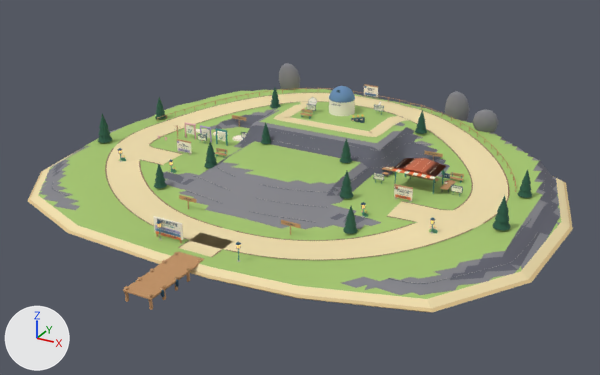
An edit to the glTF model static/models/low/projects.glb, drawn before and after from the same camera.
Both versions are drawn from a camera (50 mm lens) standing at (55.0, -99.9, 49.3) and looking at (2.4, -4.4, 1.5). The axes (+X, +Y, +Z) are drawn at lower left. The lights are the same throughout. The picture after the commit comes second. Where no turn or scale is listed for an object, it has been applied to the vertices. Vertices at exactly the same position are counted once.

Before the edit, the objects in view are built like this:
```python
ob_occluder_catering_canopy_terracotta = bpy.data.objects.new('occluder_catering_canopy_terracotta', me_mesh_84)
ob_occluder_catering_canopy_terracotta.location = (18.0, 1.8, 5.8)
ob_static_grass = bpy.data.objects.new('static_grass', me_mesh_6)
ob_static_grass.location = (0.0, 0.0, 3.7)
ob_static_highlandscliff = bpy.data.objects.new('static_highlandsCliff', me_mesh_8)
ob_static_highlandscliff.location = (0.0, 4.9, 3.7)
ob_static_highlandsrock = bpy.data.objects.new('static_highlandsRock', me_mesh_7)
ob_static_highlandsrock.location = (0.0, 1.7, 5.8)
ob_static_wood = bpy.data.objects.new('static_wood', me_mesh_2)
ob_static_wood.location = (0.0, -6.4, 3.3)
# also in view: 'static_sandEdge' at (0.0, 0.0, -0.2); 'static_highlandsTrailEdge' at (0.0, -1.1, 3.7); 'static_sand' at (0.0, 0.0, 3.4)
```
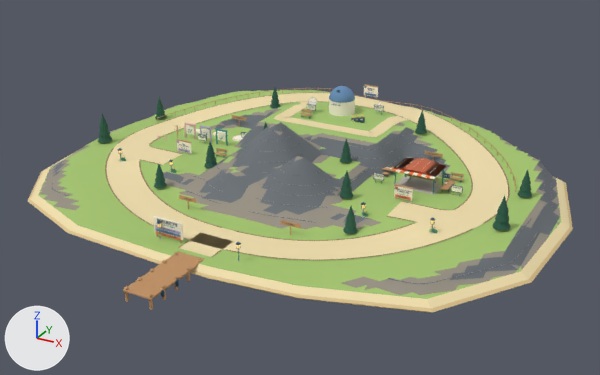
Where the newer file only moved an object's origin or applied its transform, the numbers keep the older frame.

Location of each change, [x1, y1, x2, y2] in pixels of the pictures (600 x 375 px; the box of a moved part takes in the faces that stretch with it):
'static_grass', reshaped: before [38, 89, 561, 299]; after [38, 90, 561, 299]
'static_highlandsRock', recoloured, reshaped (12% shorter): before [39, 63, 560, 295]; after [39, 90, 560, 295]
'static_highlandsCliff', reshaped, moved: before [52, 107, 560, 280]; after [52, 110, 560, 280]
part 1 of me_mesh_2, moved or reshaped: before [159, 88, 516, 185]; after [158, 88, 515, 180]
part 2 of me_mesh_6, moved or reshaped: before [228, 89, 512, 184]; after [227, 90, 500, 173]
part 3 of me_mesh_7, deleted: before [279, 63, 499, 134]
part 4 of me_mesh_7, moved or reshaped: before [194, 110, 401, 215]; after [194, 109, 451, 210]
part 5 of me_mesh_7, reshaped: before [457, 119, 523, 151]; after [431, 112, 512, 145]
part 6 of me_mesh_8, moved or reshaped: [331, 213, 367, 223] in both
part 7 of me_mesh_8, built on: before [215, 111, 449, 196]; after [200, 110, 450, 215]

The change, as a list of edits to the scene's bpy script:
```text
Change mat_highlandsrock:
    mat_highlandsrock.base_color: (0.235, 0.235, 0.258) -> (0.314, 0.283, 0.231)  # grey #85858b -> grey #989184
Change me_mesh_2:
    used by ob_static_wood; location = (0.0, -6.4, 3.3)
    remove me_mesh_2.from_pydata(...)  # 2375 vertices, 4355 faces; spans x -30.6..30.6, y -31.6..31.6, z -3.9..3.9
    add me_mesh_2.from_pydata(...)  # 2370 vertices, 4355 faces; spans x -30.6..30.6, y -31.6..31.6, z -3.9..3.9
    me_mesh_2 part 1: 75 vertices moved from x -29.3..30.0, y 13.8..31.6, z 0.4..3.9 to x -29.3..30.0, y 13.8..31.6, z 0.4..3.8; 247 vertices removed from x -30.6..30.5, y 12.1..31.5, z 0.2..3.9; 226 vertices added at x -30.6..30.5, y 12.1..31.6, z 0.3..3.9
    other edits to the shape of me_mesh_2 do not show in these pictures
Change me_mesh_6:
    used by ob_static_grass; location = (0.0, 0.0, 3.7)
    remove me_mesh_6.from_pydata(...)  # 3414 vertices, 5913 faces; spans x -37.4..37.4, y -28.8..28.8, z -2.8..2.8
    add me_mesh_6.from_pydata(...)  # 3637 vertices, 6300 faces; spans x -37.4..37.4, y -28.8..28.8, z -2.8..6.2
    me_mesh_6 part 2: 39 vertices moved from x -28.0..29.7, y 7.0..28.8, z -2.8..2.8 to x -28.5..29.5, y 7.0..28.8, z -2.8..2.8; 230 vertices removed from x -30.0..26.0, y -9.0..28.1, z -2.8..2.8; 464 vertices added at x -29.4..28.8, y -11.0..28.5, z -2.8..6.2
    other edits to the shape of me_mesh_6 do not show in these pictures
Change me_mesh_7:
    used by ob_static_highlandsrock; location = (0.0, 1.7, 5.8)
    remove me_mesh_7.from_pydata(...)  # 1049 vertices, 1186 faces; spans x -37.4..37.4, y -26.7..26.7, z -4.9..4.9
    add me_mesh_7.from_pydata(...)  # 909 vertices, 796 faces; spans x -37.4..37.4, y -26.7..25.3, z -4.9..4.1
    me_mesh_7 part 3: 15 loose pieces with 189 vertices, spanning x -24.0..23.0, y 18.9..26.7, z -4.9..4.9, are deleted
    me_mesh_7 part 4: 2 vertices moved from x -12.0..-7.0, y -8.7..1.3, z -2.7..-1.5 to x -12.0..-7.0, y -8.7..1.3, z -2.5..-1.4; 125 vertices removed from x -11.0..12.0, y -15.7..9.3, z -4.4..0.7; 110 vertices added at x -11.0..21.0, y -17.7..10.3, z -4.9..4.1
    me_mesh_7 part 5: 5 vertices moved from x 17.0..30.3, y 18.7..22.3, z -4.9..-0.6 to x 16.0..30.2, y 18.7..20.8, z -4.9..0.0; 13 vertices removed from x 16.0..30.0, y 15.3..22.3, z -4.9..-0.1; 38 vertices added at x 6.5..29.6, y 17.3..22.8, z -4.9..0.5
    other edits to the shape of me_mesh_7 do not show in these pictures
Change me_mesh_8:
    used by ob_static_highlandscliff; location = (0.0, 4.9, 3.7)
    remove me_mesh_8.from_pydata(...)  # 787 vertices, 995 faces; spans x -37.0..37.0, y -23.9..23.9, z -2.8..2.8
    add me_mesh_8.from_pydata(...)  # 1890 vertices, 2922 faces; spans x -37.0..37.0, y -23.9..23.9, z -4.5..4.5
    me_mesh_8 part 6: the loose piece of 10 vertices spanning x 11.0..16.0, y -16.9..-15.9, z -1.9..-1.0 is moved by (0.0, 0.0, -1.7)
    me_mesh_8 part 7: 229 vertices removed from x -20.0..20.0, y -13.9..11.1, z -0.9..2.8; 479 vertices added at x -20.0..20.0, y -18.9..11.1, z -4.0..4.5
    other edits to the shape of me_mesh_8 do not show in these pictures
Change ob_static_highlandscliff:
    ob_static_highlandscliff.location: (0.0, 4.9, 3.7) -> (0.0, 4.9, 5.4)
```
